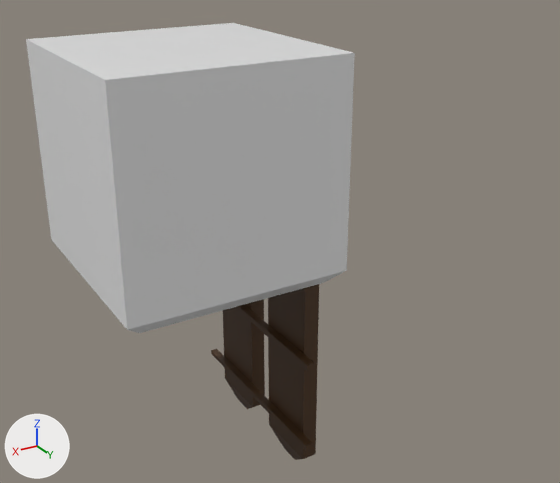
One commit to the Blender file Assets/Resources/Models/ph_plot_front.blend: the scene before it, then after it.
Before and after are seen from a 50 mm lens placed at (1.32, 2.97, 1.01), pointed at (-0.18, 0.47, -0.23). The lights are fixed; the arrows at lower left show +X, +Y and +Z.
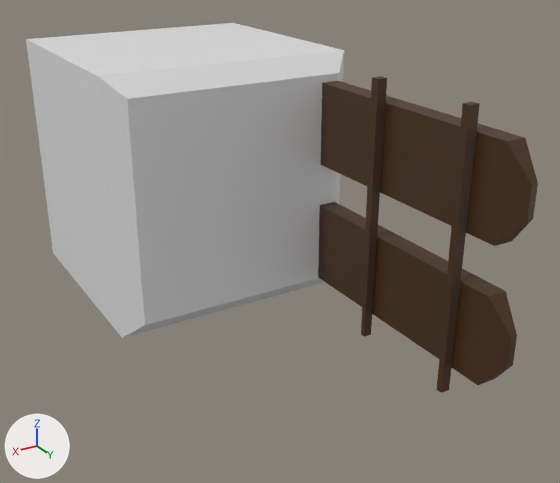
Boxes [x1, y1, x2, y2] around the edits, measured in the pictures (560 x 483 px):
```json
{"object": "Cube.009", "change": "reshaped, turned", "before": [26, 23, 355, 333], "after": [26, 23, 538, 393]}
{"object": "Cube.006", "change": "deleted", "before": [268, 284, 319, 460], "on screen": "brown"}
{"object": "Cube.005", "change": "turned", "before": [235, 305, 314, 372], "after": [361, 76, 387, 337]}
{"object": "Cube.008", "change": "deleted", "before": [223, 299, 265, 409], "on screen": "brown"}
{"object": "Cube.007", "change": "deleted", "before": [211, 349, 313, 451], "on screen": "brown"}
{"part": 1, "of": "me_cube_013", "change": "added", "after": [318, 81, 538, 393], "on screen": "brown"}
```

The change, as JSON lines over the scene's bpy script:
```json
{"block": "me_cube_013", "where": "# used by ob_cube_009; location = (0.0, 0.0, 0.0)"}
{"op": "remove", "block": "me_cube_013", "code": "me_cube_013.from_pydata(...)  # 8 vertices, 6 faces; spans x -0.5..0.5, y -0.5..0.5, z -0.5..0.5"}
{"op": "add", "block": "me_cube_013", "code": "me_cube_013.from_pydata(...)  # 40 vertices, 32 faces; spans x -0.5..0.5, y -0.515..0.5, z -1.537..0.5"}
{"block": "me_cube_013", "change": "me_cube_013 part 1"}
{"block": "me_cube_013", "change": "24 vertices are added at x -0.427..-0.314, y -0.515..0.485, z -1.537..-0.5"}
{"block": "me_cube_013", "change": "8 new vertices lie (0.075, 0.0, 0.0) away from vertices in x -0.427, y -0.425..0.4, z -1.448..-0.5"}
{"block": "me_cube_013", "change": "26 new faces join them, mat_material_002 (brown #482e12)"}
{"op": "add", "block": "me_cube_013", "code": "me_cube_013.materials.append(mat_material_002)  # brown #482e12"}
{"op": "set", "path": "ob_cube_009.rotation_euler", "old": "(0.0, 0.0, 0.0)", "new": "(1.571, 0.0, 0.0)", "note": "degrees (0, 0, 0) -> degrees (90, 0, 0)"}
{"op": "remove", "block": "ob_cube_008", "code": ["ob_cube_008 = bpy.data.objects.new('Cube.008', me_cube_012)", "ob_cube_008.parent = ob_cube_009", "ob_cube_008.location = (-0.389, -0.262, -0.974)", "ob_cube_008.rotation_euler = (3.142, 0.0, 0.0)  # degrees (180, 0, 0)", "ob_cube_008.scale = (-0.0372, -0.163, -0.474)"]}
{"op": "remove", "block": "ob_cube_007", "code": ["ob_cube_007 = bpy.data.objects.new('Cube.007', me_cube_011)", "ob_cube_007.parent = ob_cube_009", "ob_cube_007.location = (-0.333, -0.0146, -1.31)", "ob_cube_007.rotation_euler = (3.142, 0.0, 0.0)  # degrees (180, 0, 0)", "ob_cube_007.scale = (-0.0191, -0.5, -0.0136)"]}
{"op": "remove", "block": "ob_cube_006", "code": ["ob_cube_006 = bpy.data.objects.new('Cube.006', me_cube_010)", "ob_cube_006.parent = ob_cube_009", "ob_cube_006.location = (-0.389, 0.237, -0.974)", "ob_cube_006.rotation_euler = (3.142, 0.0, 0.0)  # degrees (180, 0, 0)", "ob_cube_006.scale = (-0.0372, -0.163, -0.474)"]}
```
